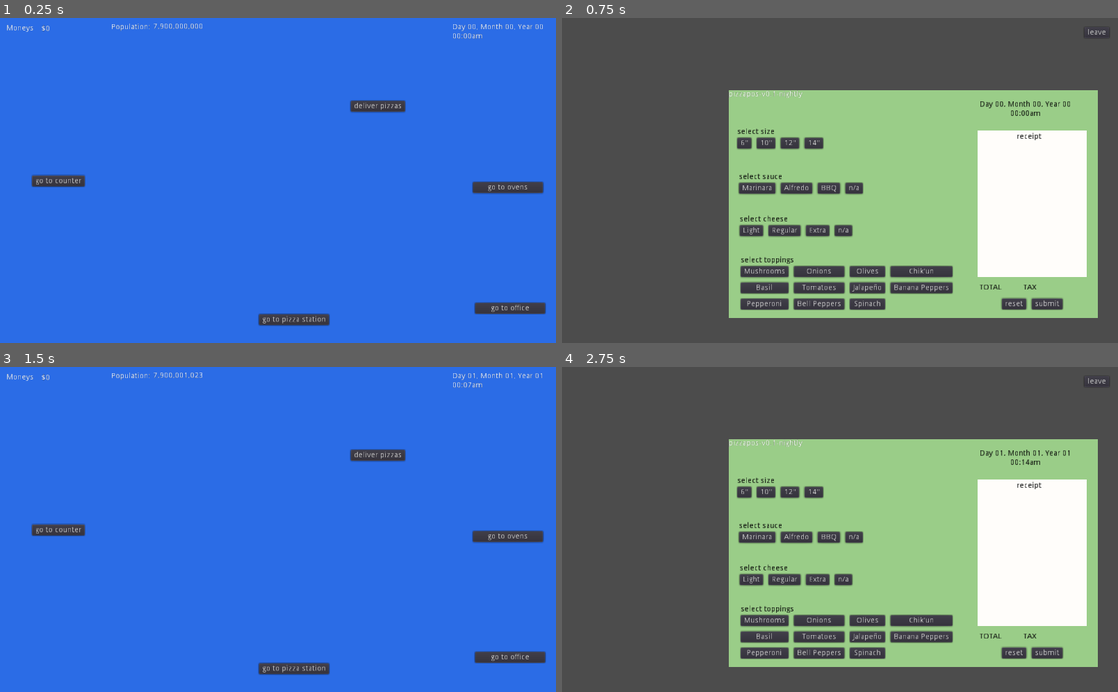
Above: before the commit, frames 1-4 (two rows, left to right).
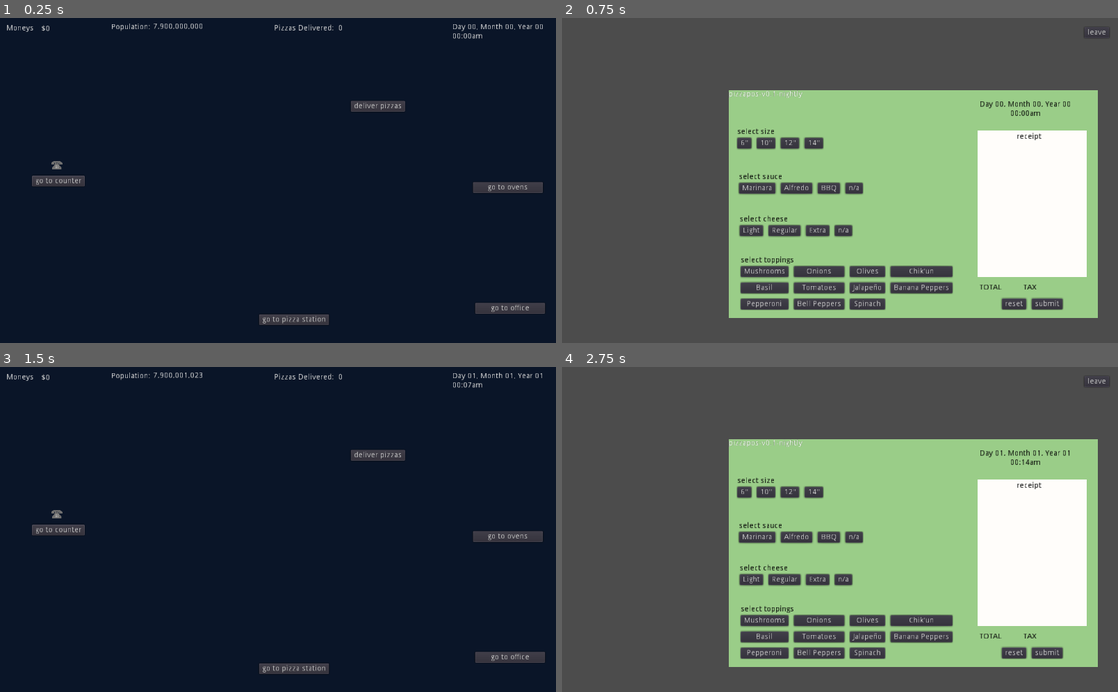
Above: after the commit, the same moments.

Repository: lstebner/pizzatheworld
Game: Godot game, scene res://scenes/PizzaShop.tscn
Two runs of this game, one before a commit and one after it. Both use one fixed random seed, a clock stepped at 60 frames per second and the inputs below.
Inputs:
- Up to frame 1 (0.25 s): no input
- Up to frame 2 (0.75 s): click "go to counter" at 0.5 s
- Up to frame 3 (1.5 s): click "leave" at 1.25 s
- Up to frame 4 (2.75 s): click "go to counter" at 2 s

The runs differ from the first frame. In frame 1, 98% of the frame differs, in the area x 0-100%, y 0-100%; in frame 2, nothing differs; in frame 3, 98%; in frame 4, nothing differs.

Commit message:
more work in progress
    - added an indicator for when phone is ringing
    - adding Enums file for organizaiton
    - getting LifetimeStats integrated
    - add cut and box actions to deliveries screen

    todo: there are still some bugs and things that need cleared after
    an order is completed. then the office screen needs built

Diff:
--- a/Constants.gd
+++ b/Constants.gd
@@ -2,6 +2,7 @@
 
 const SALES_TAX = .071
 
+# these statuses are expected to be in order ending with the most complete state
 enum PIZZA_STATUSES {
 	ordered,
 	prepped,
--- /dev/null
+++ b/Enums.gd
@@ -0,0 +1,14 @@
+extends Node
+
+
+enum OvenStyles {
+	gas,
+	electric,
+	wood,
+	coal,
+}
+
+enum OvenMaterials {
+	stainless_steel,
+	brick,
+}
--- a/LifetimeStats.gd
+++ b/LifetimeStats.gd
@@ -32,6 +32,7 @@
 
 	print(createDailyRecordEntry())
 	dailyRecordLog.append(createDailyRecordEntry())
+	resetDailyStatValues()
 
 func createDailyRecordEntry():
 	return {
@@ -41,3 +42,15 @@
 		objectKeys.incomeToday: incomeToday,
 		objectKeys.incomeLifetime: incomeLifetime,
 	}
+
+func resetDailyStatValues():
+	incomeToday = 0
+	pizzasDeliveredToday = 0
+
+func incrementPizzasDeliveredToday():
+	pizzasDeliveredToday += 1
+	pizzasDeliveredLifetime += 1
+
+func addToIncomeToday(amount):
+	incomeToday += amount
+	incomeLifetime += amount
--- a/Models.gd
+++ b/Models.gd
@@ -21,13 +21,16 @@
 		status = newStatus
 
 	func isBaked():
-		return status == Constants.PIZZA_STATUSES.baked
+		return status >= Constants.PIZZA_STATUSES.baked
 
 	func isBaking():
 		return status == Constants.PIZZA_STATUSES.baking
 
 	func isBoxed():
 		return status == Constants.PIZZA_STATUSES.boxed
+
+	func isCut():
+		return numCuts > 0
 
 	func isSizeSet():
 		return size != -1
@@ -86,20 +89,23 @@
 
 	func cut():
 		if status != Constants.PIZZA_STATUSES.baked: return
-		if isBoxed: return
-
-		isCut = true
+
 		numCuts += 1
 
 	func box():
 		if status != Constants.PIZZA_STATUSES.baked: return
 
-		isBoxed = true
+		status = Constants.PIZZA_STATUSES.boxed
 
 	func setSize(newSize):
 		size = newSize
 		bakeTime = Constants.PIZZA_BAKE_TIMES[size]
 		sizeLabel = Names.SIZES[size]
+
+	func adjustBakeTimeForOvenTemp(ovenTemp):
+		if ovenTemp >= 950: return
+
+		bakeTime += (950 - ovenTemp) / 25
 
 	func isComplete():
 		# toppings are considered optional, everything else is required
@@ -124,6 +130,7 @@
 		desc += "cheese: %s\n" % Names.CHEESES[cheese]
 		desc += "toppings: %s\n" % toppingsString
 		desc += "status: %s\n" % Constants.PIZZA_STATUSES.keys()[status]
+		desc += "cuts: %s\n" % numCuts
 
 		return desc
 
@@ -504,15 +511,12 @@
 	func setCustomerName(name):
 		customerName = name
 
-	func fulfill(fulfillmentItems):
+	func fulfill(fulfillmentItems, requireMatch = true):
 		var pizza = fulfillmentItems[0]
+		fulfillmentPizza = pizza
 		status = Constants.ORDER_STATUSES.fulfilled
-		fulfillmentPizza = pizza
-		pizzasMatch = checkIfPizzasMatch(desiredPizza, fulfillmentPizza)
-
-	func checkIfPizzasMatch(pizza1, pizza2):
-		print("checkIfPizzasMatch is not yet implemented")
-		return true
+
+
 
 class Phone:
 	signal line_disconnected(line)
@@ -579,10 +583,10 @@
 	var currentTemp = 0
 	var targetTemp = 0
 	var minTemp = 0
-	var maxTemp = 750
-	var style = "gas"
-	var material = "stainless_steel"
-	var max_capacity = 4
+	var maxTemp = 500
+	var style = Enums.OvenStyles.electric
+	var material = Enums.OvenMaterials.stainless_steel
+	var max_capacity = 1
 	var turnedOn = false
 	var tempControlStepAmount = 50
 	var items = []
--- a/Player.gd
+++ b/Player.gd
@@ -45,6 +45,12 @@
 	func hangUpPhoneLine(lineId):
 		Phone.hangUpLine(lineId)
 
+	func orderCompleted(order):
+		var incomeEarned = order.receipt.getTotalWithTax()
+		Balance += incomeEarned
+		LifetimeStats.addToIncomeToday(incomeEarned)
+		LifetimeStats.incrementPizzasDeliveredToday()
+
 	func _on_phone_line_ringing(line):
 		emit_signal("phone_ringing", line)
 
--- /dev/null
+++ b/Utils.gd
@@ -0,0 +1,26 @@
+extends Node
+
+
+func checkIfPizzasMatch(pizza1, pizza2):
+	var isMatch = true
+
+	if pizza1.size != pizza2.size:
+		print("pizza sizes don't match")
+		isMatch = false
+	if pizza1.cheese != pizza2.cheese:
+		print("pizza cheeses don't match")
+		isMatch = false
+	if pizza1.sauce != pizza2.sauce:
+		print("pizza sauces don't match")
+		isMatch = false
+	if pizza1.toppings.size() != pizza2.toppings.size():
+		print("pizza num toppings don't match")
+		isMatch = false
+	else:
+		for topping in pizza1.toppings:
+			isMatch = isMatch and pizza2.toppings.has(topping)
+
+		if !isMatch:
+			print("pizza toppings don't match")
+
+	return isMatch
--- a/project.godot
+++ b/project.godot
@@ -27,12 +27,14 @@
 
 [autoload]
 
+Enums="*res://Enums.gd"
 Constants="*res://Constants.gd"
 Names="*res://Names.gd"
 GlobalWorld="*res://World.gd"
 Models="*res://Models.gd"
 LifetimeStats="*res://LifetimeStats.gd"
 Player="*res://Player.gd"
+Utils="*res://Utils.gd"
 
 [display]
 
--- a/scenes/Counter.gd
+++ b/scenes/Counter.gd
@@ -45,6 +45,7 @@
 
 func _on_phone_call_accepted(line):
 	orderDialog = line.customer.dialogForOrder()
+	$dialog/NameOfCustomerOnPhone.text = "%s is on the line" % line.customer.name
 	currentDialogIndex = 0
 	createDialogBubbleWithMessage(orderDialog[currentDialogIndex])
 	openPhoneLine = line
@@ -75,5 +76,6 @@
 	Player.Shop.OpenOrders.append(newOrder)
 	customer.setOpenOrder(newOrder)
 
+	$dialog/NameOfCustomerOnPhone.text = ""
 	clearExistingDialogBubbles()
 	Player.Shop.hangUpPhoneLine(0)
--- a/scenes/Counter.tscn
+++ b/scenes/Counter.tscn
@@ -39,7 +39,15 @@
 }
 
 [node name="dialog" type="Node2D" parent="."]
-position = Vector2( 29.4528, 59.3387 )
+position = Vector2( 30.1905, 125.733 )
+
+[node name="NameOfCustomerOnPhone" type="Label" parent="dialog"]
+margin_top = -28.771
+margin_right = 40.0
+margin_bottom = -14.771
+__meta__ = {
+"_edit_use_anchors_": false
+}
 
 [node name="VBoxContainer" type="VBoxContainer" parent="dialog"]
 margin_right = 40.0
--- a/scenes/Deliveries.gd
+++ b/scenes/Deliveries.gd
@@ -12,6 +12,8 @@
 	$open_orders/HBoxContainer/ItemList.connect("item_selected", self, "_on_open_order_selected")
 	$pizzas/HBoxContainer/ItemList.connect("item_selected", self, "_on_pizza_item_selected")
 	$Fulfill.connect("pressed", self, "_on_fulfill_pressed")
+	$pizzas/HBoxContainer2/CutPizza.connect("pressed", self, "_on_cut_pizza_button_pressed")
+	$pizzas/HBoxContainer2/BoxPizza.connect("pressed", self, "_on_box_pizza_button_pressed")
 
 func setupOrdersList():
 	openOrders = Player.Shop.OpenOrders
@@ -27,9 +29,21 @@
 		$pizzas/HBoxContainer/ItemList.add_item(pizza.id)
 
 func fulfillSelectedOrder(pizza):
+	if !pizza.isBaked():
+		print("pizza is still baking")
+		return
+
+	if !pizza.isBoxed():
+		print("pizza isn't boxed yet")
+		return
+
+	if !Utils.checkIfPizzasMatch(pizza, selectedOrder.desiredPizza):
+		print("pizza doesn't match order!")
+		return
+
 	selectedOrder.fulfill([pizza])
 	updateSelectedOrderInfo()
-	Player.Shop.Balance += selectedOrder.receipt.getTotalWithTax()
+	Player.Shop.orderCompleted(selectedOrder)
 
 	selectedPizza = null
 	$pizzas/HBoxContainer/ItemList.clear()
@@ -59,6 +73,9 @@
 
 func _on_pizza_item_selected(index):
 	selectedPizza = pizzas[index]
+	renderSelectedPizzaDescription()
+
+func renderSelectedPizzaDescription():
 	$pizzas/HBoxContainer/RichTextLabel.text = selectedPizza.getDescriptionString()
 
 func _on_fulfill_pressed():
@@ -70,3 +87,15 @@
 		return
 
 	fulfillSelectedOrder(selectedPizza)
+
+func _on_cut_pizza_button_pressed():
+	if !selectedPizza: return
+
+	selectedPizza.cut()
+	renderSelectedPizzaDescription()
+
+func _on_box_pizza_button_pressed():
+	if !selectedPizza: return
+
+	selectedPizza.box()
+	renderSelectedPizzaDescription()
--- a/scenes/Deliveries.tscn
+++ b/scenes/Deliveries.tscn
@@ -88,6 +88,33 @@
 margin_bottom = 250.0
 rect_min_size = Vector2( 200, 0 )
 
+[node name="HBoxContainer2" type="HBoxContainer" parent="pizzas"]
+margin_left = 34.4734
+margin_top = 262.117
+margin_right = 121.473
+margin_bottom = 302.117
+custom_constants/separation = 20
+__meta__ = {
+"_edit_use_anchors_": false
+}
+
+[node name="CutPizza" type="Button" parent="pizzas/HBoxContainer2"]
+margin_right = 32.0
+margin_bottom = 40.0
+text = "cut"
+__meta__ = {
+"_edit_use_anchors_": false
+}
+
+[node name="BoxPizza" type="Button" parent="pizzas/HBoxContainer2"]
+margin_left = 52.0
+margin_right = 87.0
+margin_bottom = 40.0
+text = "box"
+__meta__ = {
+"_edit_use_anchors_": false
+}
+
 [node name="Fulfill" type="Button" parent="."]
 margin_left = 385.295
 margin_top = 449.597
--- a/scenes/Ovens.gd
+++ b/scenes/Ovens.gd
@@ -104,7 +104,7 @@
 func _on_item_slot_insert_item(slot):
 	if !oven.turnedOn: return print("oven isn't turned on!")
 	if oven.currentTemp == 0: return print("oven temperature is not set")
-	if oven.currentTemp < 700: return print("oven is still too cold")
+	if oven.currentTemp < 500: return print("oven is still too cold")
 
 	if selectedPizza:
 		if selectedPizza.isBaked():
@@ -112,6 +112,7 @@
 		elif selectedPizza.isBaking():
 			print("this pizza is currently baking")
 		else:
+			selectedPizza.adjustBakeTimeForOvenTemp(oven.currentTemp)
 			slot.insertItem(selectedPizza)
 			selectedPizza.startBaking()
 			refreshPizzasList()
--- a/scenes/Ovens.tscn
+++ b/scenes/Ovens.tscn
@@ -101,12 +101,15 @@
 position = Vector2( 10.8284, 0 )
 
 [node name="pizza1" parent="CookBelt" instance=ExtResource( 2 )]
+visible = false
 position = Vector2( 98.4794, 0 )
 
 [node name="pizza2" parent="CookBelt" instance=ExtResource( 2 )]
+visible = false
 position = Vector2( 190.625, 0 )
 
 [node name="pizza3" parent="CookBelt" instance=ExtResource( 2 )]
+visible = false
 position = Vector2( 273.032, 0 )
 
 [node name="ChangeTempTimer" type="Timer" parent="."]
--- a/scenes/PizzaShop.gd
+++ b/scenes/PizzaShop.gd
@@ -35,6 +35,9 @@
 	$OvensButton.connect("pressed", self, "_on_location_button_pressed", [locations.Ovens])
 	$DeliveriesButton.connect("pressed", self, "_on_location_button_pressed", [locations.Deliveries])
 
+	Player.Shop.connect("phone_ringing", self, "_on_shop_phone_ringing")
+	Player.Shop.connect("call_accepted", self, "_on_shop_phone_accepted")
+
 func _process(delta):
 	var openOrdersString = ""
 
@@ -60,6 +63,7 @@
 	$Balance.text = "$%s" % Player.Shop.Balance
 	$WorldPopulation.text = "%s" % GlobalWorld.formattedPopulation(currentPopulationDisplay)
 	$CurrentDate.text = "%s" % GlobalWorld.formattedDateString()
+	$PizzasDelivered.text = "%s" % LifetimeStats.pizzasDeliveredLifetime
 
 
 func _on_location_button_pressed(loc):
@@ -84,3 +88,9 @@
 
 func viewScreen(screen):
 	$CurrentSceneCamera.position = screen.position
+
+func _on_shop_phone_ringing(_line):
+	$PhoneIndicator.region_rect.position.x = 0
+
+func _on_shop_phone_accepted(_line):
+	$PhoneIndicator.region_rect.position.x = 48
--- a/scenes/PizzaShop.tscn
+++ b/scenes/PizzaShop.tscn
@@ -1,10 +1,11 @@
-[gd_scene load_steps=6 format=2]
+[gd_scene load_steps=7 format=2]
 
 [ext_resource path="res://scenes/PizzaShop.gd" type="Script" id=1]
 [ext_resource path="res://scenes/PizzaStation.tscn" type="PackedScene" id=2]
 [ext_resource path="res://scenes/Ovens.tscn" type="PackedScene" id=3]
 [ext_resource path="res://scenes/Counter.tscn" type="PackedScene" id=4]
 [ext_resource path="res://scenes/Deliveries.tscn" type="PackedScene" id=5]
+[ext_resource path="res://assets/phone indicator.png" type="Texture" id=6]
 
 [node name="PizzaShop" type="Node2D"]
 script = ExtResource( 1 )
@@ -12,7 +13,7 @@
 [node name="BackgroundRect" type="ColorRect" parent="."]
 margin_right = 1024.0
 margin_bottom = 600.0
-color = Color( 0.172549, 0.427451, 0.905882, 1 )
+color = Color( 0.0431373, 0.0862745, 0.160784, 1 )
 __meta__ = {
 "_edit_use_anchors_": false
 }
@@ -155,6 +156,25 @@
 "_edit_use_anchors_": false
 }
 
+[node name="PizzasDeliveredLabel" type="Label" parent="."]
+margin_left = 504.761
+margin_top = 11.8608
+margin_right = 576.761
+margin_bottom = 25.8608
+text = "Pizzas Delivered:"
+__meta__ = {
+"_edit_use_anchors_": false
+}
+
+[node name="PizzasDelivered" type="Label" parent="."]
+margin_left = 623.051
+margin_top = 11.6163
+margin_right = 663.051
+margin_bottom = 25.6163
+__meta__ = {
+"_edit_use_anchors_": false
+}
+
 [node name="CurrentDate" type="Label" parent="."]
 margin_left = 832.783
 margin_top = 9.53999
@@ -163,3 +183,9 @@
 __meta__ = {
 "_edit_use_anchors_": false
 }
+
+[node name="PhoneIndicator" type="Sprite" parent="."]
+position = Vector2( 106.098, 269.313 )
+texture = ExtResource( 6 )
+region_enabled = true
+region_rect = Rect2( 48, 0, 24, 24 )
Binary file added: assets/phone indicator.png
Not shown, added: assets/phone indicator.png.import
